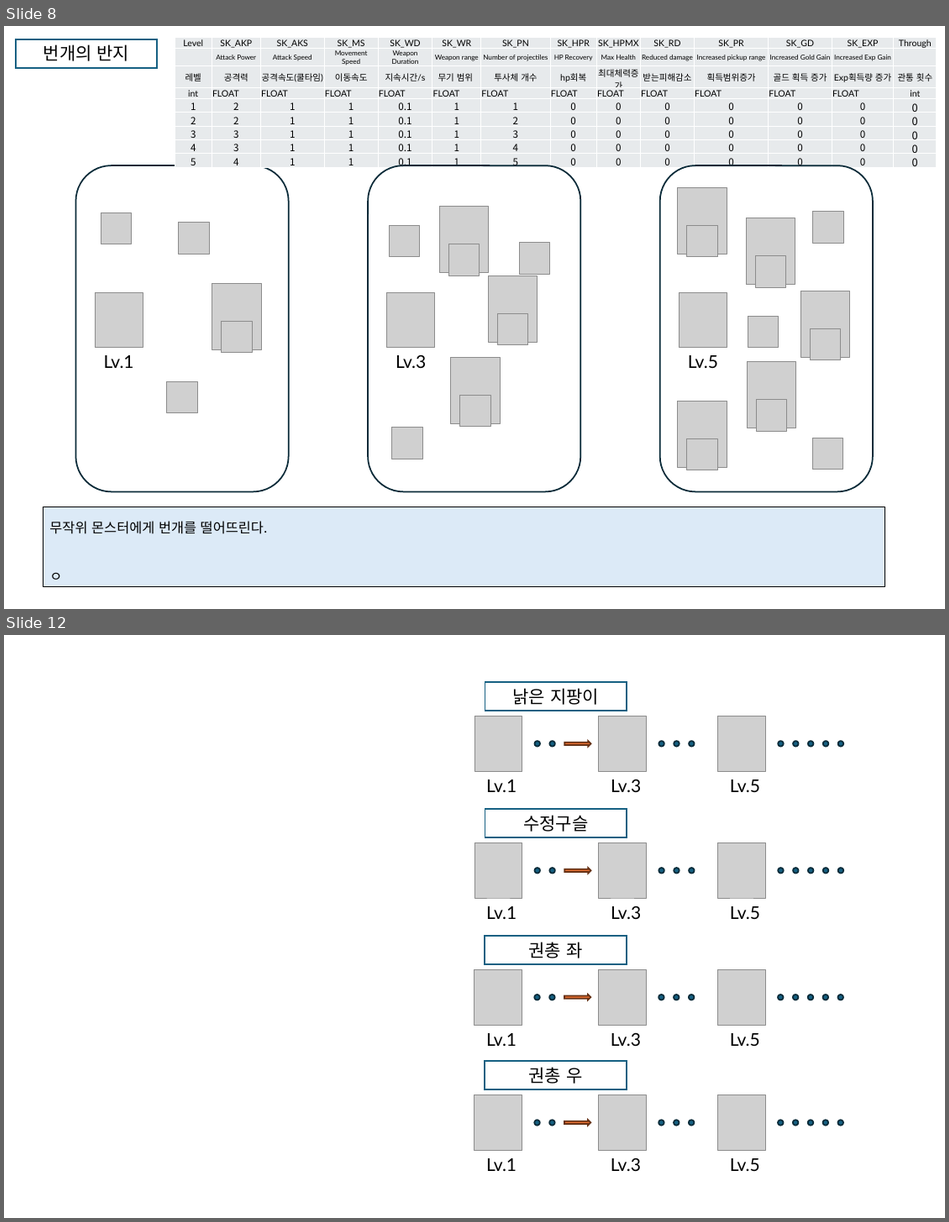
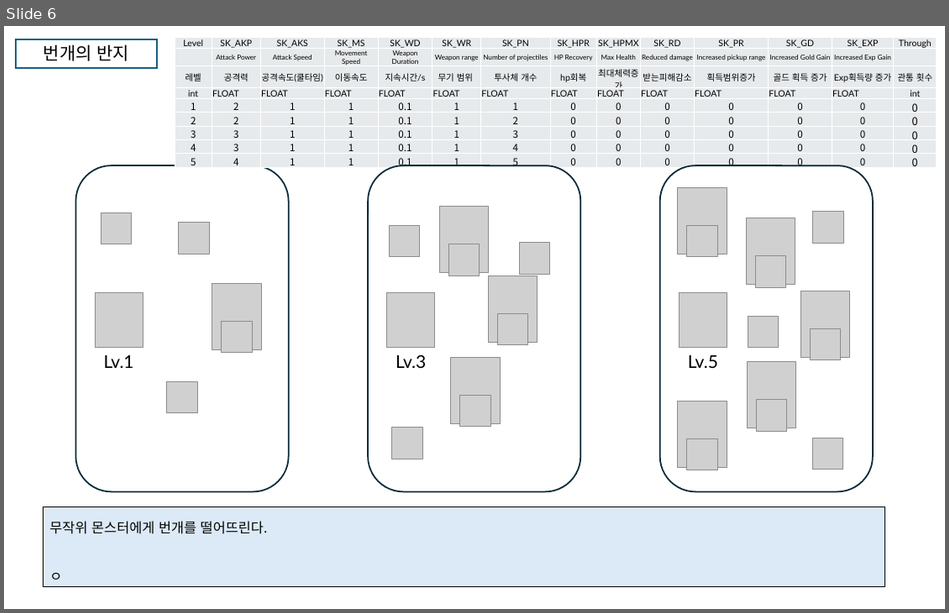
Before and after one commit to sms3072/wepatens, a slide deck: contents/동물서바이벌/문서/동물서바이벌_스킬.pptx. Shown one above the other, each under a label of ours: slides 8 and 12 before the commit, slide 6 after it; the slides between them are not shown. The pictures are 949x1222 and 949x613 pixels, drawn with LibreOffice and Linux fonts; fonts in the diff are those of the drawing; grey boxes stand for pictures. Boxes give left, top, right and bottom in pixels: in the first picture for what was removed or moved away, otherwise in the second. Text is boxed around its words. In the diff, an @@ line names an element or a change of style, - is before the commit and + after.

```diff
--- a/contents/동물서바이벌/문서/동물서바이벌_스킬.pptx
+++ b/contents/동물서바이벌/문서/동물서바이벌_스킬.pptx
@@ slide 12 removed at box(4, 635, 945, 1218), background #FFFFFF @@
@@ rectangle removed at box(485, 682, 627, 711) @@
-낡은 지팡이
@@ group removed at box(474, 716, 844, 792): 10 ellipses, 3 pictures, 3 texts, 1 right arrow @@
-Lv.1
-Lv.3
-Lv.5
@@ rectangle removed at box(485, 810, 627, 837) @@
-수정구슬
@@ group removed at box(474, 843, 844, 919): 10 ellipses, 3 pictures, 3 texts, 1 right arrow @@
-Lv.1
-Lv.3
-Lv.5
@@ rectangle removed at box(484, 936, 626, 964) @@
-권총 좌
@@ group removed at box(474, 970, 844, 1046): 10 ellipses, 3 pictures, 3 texts, 1 right arrow @@
-Lv.1
-Lv.3
-Lv.5
@@ rectangle removed at box(484, 1061, 626, 1089) @@
-권총 우
@@ group removed at box(474, 1095, 844, 1171): 10 ellipses, 3 pictures, 3 texts, 1 right arrow @@
-Lv.1
-Lv.3
-Lv.5
@@ what was slide 8 is now slide 6 @@
```
Also in this commit, not shown: 6 slides changed, 2 other slides removed, 35 other files.
